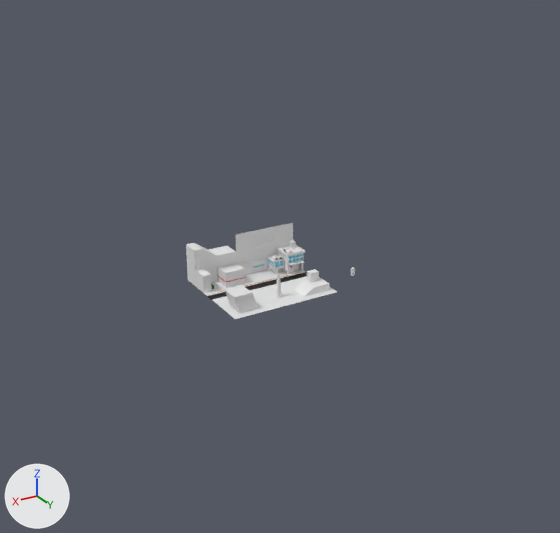
Two versions of the FBX model Assets/Models/testLevel.fbx, one commit apart.
Camera for both pictures: a 50 mm lens placed at (233.0, 410.0, 212.0), pointed at (-19.0, -10.0, 2.0). The axes (+X, +Y, +Z) are drawn at lower left. The lights are the same throughout. Where no turn or scale is listed for an object, it has been applied to the vertices.

Before the edit, the objects in view are built like this:
```python
me_plane = bpy.data.meshes.new('Plane')
me_plane.from_pydata(...)  # 117 vertices, 91 faces; spans x -31.9..42.8, y -25.3..41.6, z -0.9..30.4
# faces by material slot: [84, 7]
me_plane.materials.append(mat_sidewalk)  # white #e7e7e7
me_plane.materials.append(mat_street)  # black #000000
ob_plane = bpy.data.objects.new('Plane', me_plane)
ob_plane.location = (0.0, 0.0, 0.0)
```
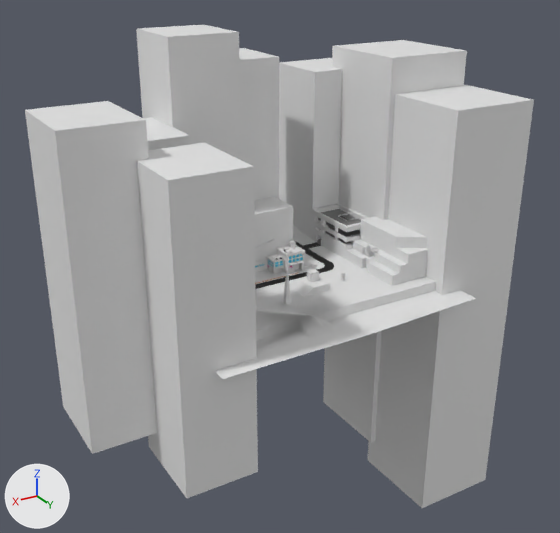
What differs and where, as boxes [x1, y1, x2, y2] in the pictures (560 x 533 px):
'Cube.016', added: after [368, 85, 534, 508]
'Cube.012', added: after [137, 142, 258, 498]
'Cube.013', added: after [25, 101, 157, 454]
'Plane', reshaped: before [186, 223, 337, 319]; after [215, 197, 476, 379]
'Cube.015', added: after [323, 40, 467, 443]
'Cube.009', added: after [136, 24, 242, 160]
'Cube.011', added: after [279, 58, 342, 238]
'Cube.010', added: after [239, 48, 279, 200]
'Cube.014', added: after [345, 216, 428, 286]
'ParkingGarage', added: after [311, 204, 368, 259]
'Cube.008', added: after [143, 117, 190, 150]
part 1 of me_plane, deleted: before [214, 278, 337, 319]
part 2 of me_plane, built on: before [186, 223, 293, 313]; after [215, 197, 476, 379]

Edits to the bpy script that builds the scene:
```text
Change me_plane:
    remove me_plane.from_pydata(...)  # 117 vertices, 91 faces; spans x -31.9..42.8, y -25.3..41.6, z -0.9..30.4
    add me_plane.from_pydata(...)  # 301 vertices, 249 faces; spans x -113.0..89.8, y -98.8..87.2, z -7.5..41.9
    me_plane part 1: the loose piece of 4 vertices spanning x -31.9..42.7, y 12.8..41.6, z 0.0 is deleted
    me_plane part 2
    13 vertices in x 42.8, y -25.3..12.8, z -0.3..25.4 move by (7.0, 0.0, 0.0)
    3 vertices in x -31.6..12.8, y -12.8, z 30.4 move by (0.0, 0.0, 11.5)
    12 vertices move from x 2.9..40.1, y 23.8..36.3, z -0.9..16.3 to x 2.4..41.2, y 23.8..40.5, z -2.6..18.6
    139 vertices are added at x -113.0..89.8, y -98.8..74.1, z -7.5..41.9
    6 new vertices lie (-8.1, 0.0, 0.0) away from vertices in x -31.6, y -0.8..12.8, z -0.3..0.0
    6 new vertices lie (32.3, 0.0, 0.0) away from vertices in x 42.8, y -0.8..12.8, z -0.3..0.0
    6 new vertices lie (1.8, 0.0, 0.0) away from vertices in x 82.1, y -0.8..12.8, z -0.3..0.0
    6 new vertices lie (-2.4, 0.0, 0.0) away from vertices in x -56.2, y -98.8..-6.1, z 0.0..6.0
    14 new vertices lie (0.0, 0.0, 0.9) away from vertices in x -45.7..-31.0, y -15.2..-0.3, z 0.0
    6 new vertices lie (0.0, 0.0, 6.3) away from vertices in x -102.6..49.7, y -10.6..62.3, z -6.3
    5 new vertices lie (0.0, 13.1, 0.0) away from vertices in x -113.0..74.6, y 69.9..74.1, z -7.5
    140 new faces join them, mat_sidewalk (white #e7e7e7)
    19 new faces join them, mat_street (black #000000)
Add ob_cube_015:
    ob_cube_015 = bpy.data.objects.new('Cube.015', me_cube_036)  # a box spanning x -1.0..1.0, y -1.0..0.26, z -1.53..1.0
    ob_cube_015.location = (-124.5, -44.9, -42.0)
    ob_cube_015.scale = (-32.2, -53.7, -118.0)
Add ob_cube_008:
    ob_cube_008 = bpy.data.objects.new('Cube.008', me_cube_026)  # a box spanning x -1.0..1.0, y 0.26..1.71, z -1.21..1.0
    ob_cube_008.location = (71.7, 11.4, 0.0)
    ob_cube_008.scale = (-23.4, -39.0, -85.4)
Add ob_cube_014:
    ob_cube_014 = bpy.data.objects.new('Cube.014', me_cube_032)  # 79 vertices, 78 faces; spans x -1.0..1.0, y -1.0..1.0, z -4.36..1.0
    ob_cube_014.location = (-83.3, 25.8, 1.2)
    ob_cube_014.scale = (-15.8, -26.2, -6.06)
Add ob_cube_016:
    ob_cube_016 = bpy.data.objects.new('Cube.016', me_cube_036.copy())
    ob_cube_016.location = (-128.5, 14.6, -65.7)
    ob_cube_016.scale = (-32.2, -53.7, -118.0)
Add ob_cube_012:
    ob_cube_012 = bpy.data.objects.new('Cube.012', me_cube_026.copy())
    ob_cube_012.location = (71.7, 87.5, 0.0)
    ob_cube_012.scale = (-23.4, -39.0, -85.4)
Add ob_cube_010:
    ob_cube_010 = bpy.data.objects.new('Cube.010', me_cube_028)  # a box spanning x -1.0..1.0, y -1.0..0.26, z -1.68..1.0
    ob_cube_010.location = (-12.3, -76.8, -6.5)
    ob_cube_010.scale = (-23.4, -39.0, -85.4)
Add ob_cube_013:
    ob_cube_013 = bpy.data.objects.new('Cube.013', me_cube_026.copy())
    ob_cube_013.location = (111.8, 47.1, 20.5)
    ob_cube_013.scale = (-23.4, -39.0, -85.4)
Add ob_cube_009:
    ob_cube_009 = bpy.data.objects.new('Cube.009', me_cube_027)  # a box spanning x -1.0..1.0, y -1.0..0.26, z -1.91..1.0
    ob_cube_009.location = (25.4, -61.6, -6.5)
    ob_cube_009.scale = (-23.4, -39.0, -85.4)
Add ob_cube_011:
    ob_cube_011 = bpy.data.objects.new('Cube.011', me_cube_036.copy())
    ob_cube_011.location = (-92.4, -84.8, -7.2)
    ob_cube_011.scale = (-23.4, -39.0, -85.4)
Add ob_parkinggarage:
    ob_parkinggarage = bpy.data.objects.new('ParkingGarage', me_plane_003)  # 303 vertices, 294 faces; spans x -12.2..12.3, y -35.4..9.8, z -0.9..24.0; in mat_sidewalk (white #e7e7e7), mat_street_001 (grey #7c7c7c)
    ob_parkinggarage.location = (-80.0, -35.4, 0.0)
    ob_parkinggarage.rotation_euler = (0.0, 3.142, 0.0)  # degrees (0, 180, 0)
    ob_parkinggarage.scale = (-1.0, -1.0, -1.0)
```
